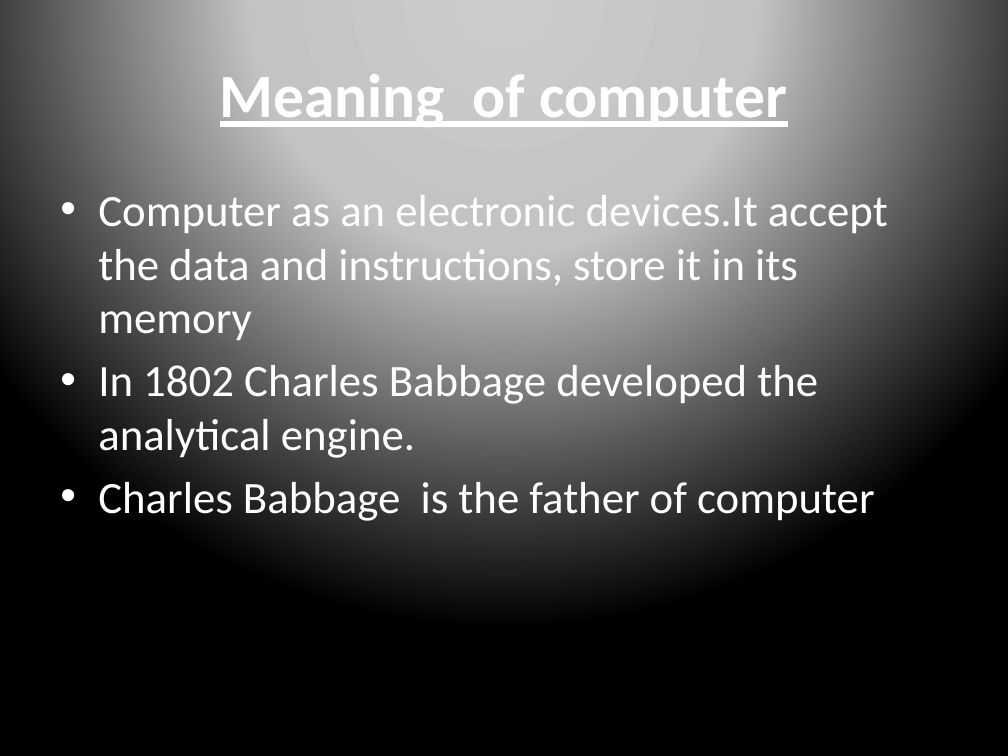
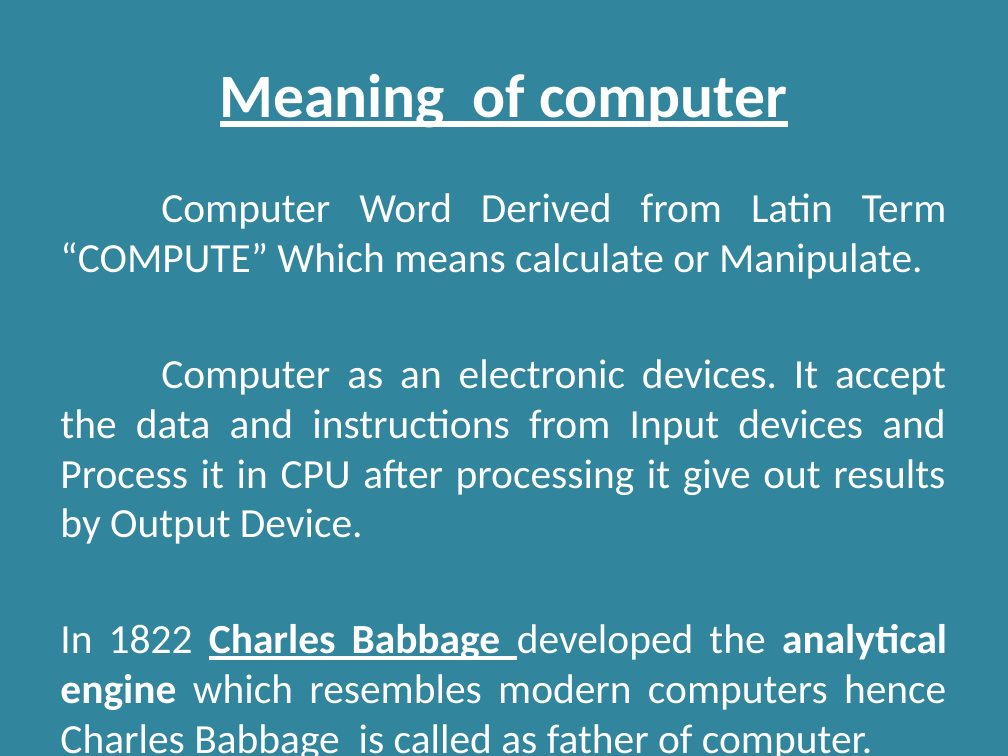
Before and after one commit to RashmivernekarN/keonics, a slide deck: slide 2 of Basics of computer/basic.pptx. Drawn at 1008x756 pixels with LibreOffice and Linux fonts; fonts in the diff are those of the drawing. Boxes give left, top, right and bottom in pixels: in the first picture for what was removed or moved away, otherwise in the second. Text is boxed around its words. In the diff, an @@ line names an element or a change of style, - is before the commit and + after.

```diff
--- a/Basics of computer/basic.pptx
+++ b/Basics of computer/basic.pptx
@@ background gradient #CCCCCC to #C4C4C4 to #000000 to #31859C @@
@@ text at <box>60,193,947,756</box>: text changed; size 32 to 29.6 pt @@
-• Computer as an electronic devices.It accept the data and instructions, store it in its memory
-• In 1802 Charles Babbage developed the analytical engine.
-• Charles Babbage is the father of computer
+Computer Word Derived from Latin Term “COMPUTE” Which means calculate or Manipulate.
+Computer as an electronic devices. It accept the data and instructions from Input devices and Process it in CPU after processing it give out results by Output Device.
+In 1822 Charles Babbage developed the analytical engine which resembles modern computers hence Charles Babbage is called as father of computer.
```
Also in this commit, not shown: 4 other slides changed, 17 slides added, 10 slides removed, 9 other files.
